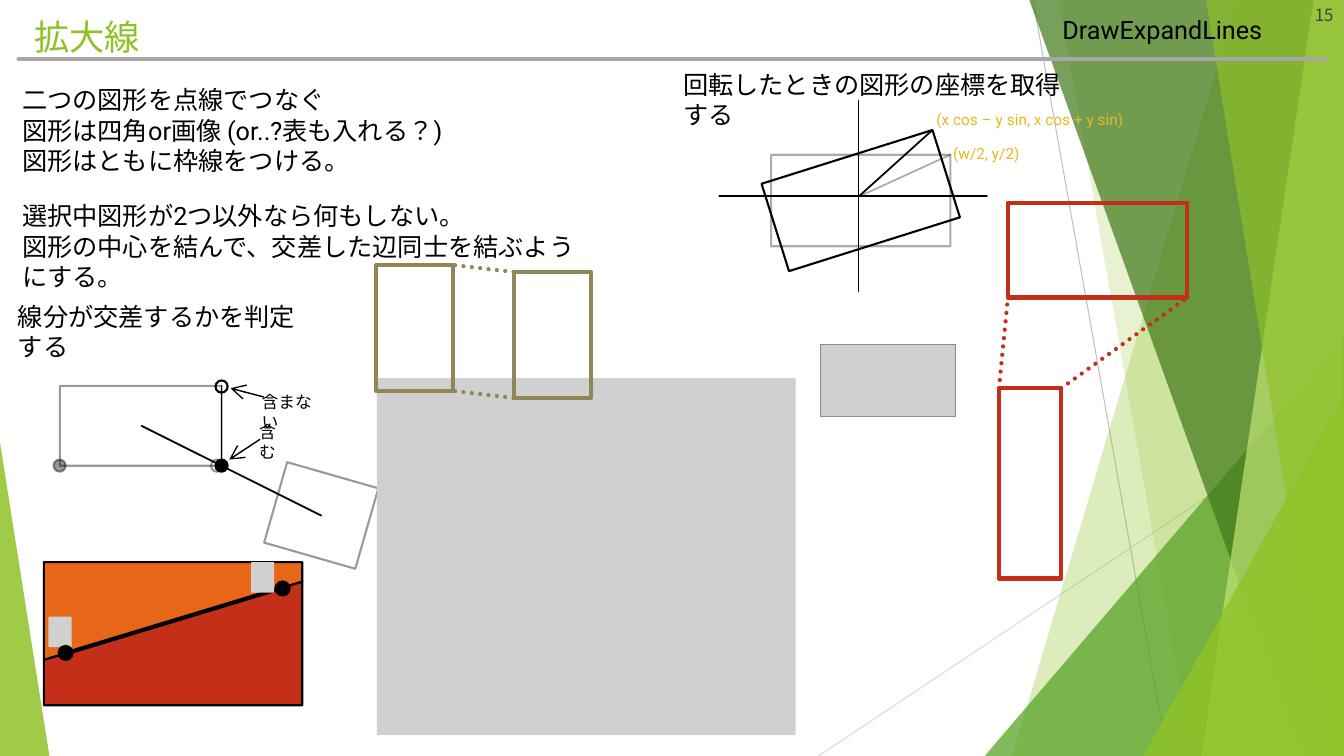
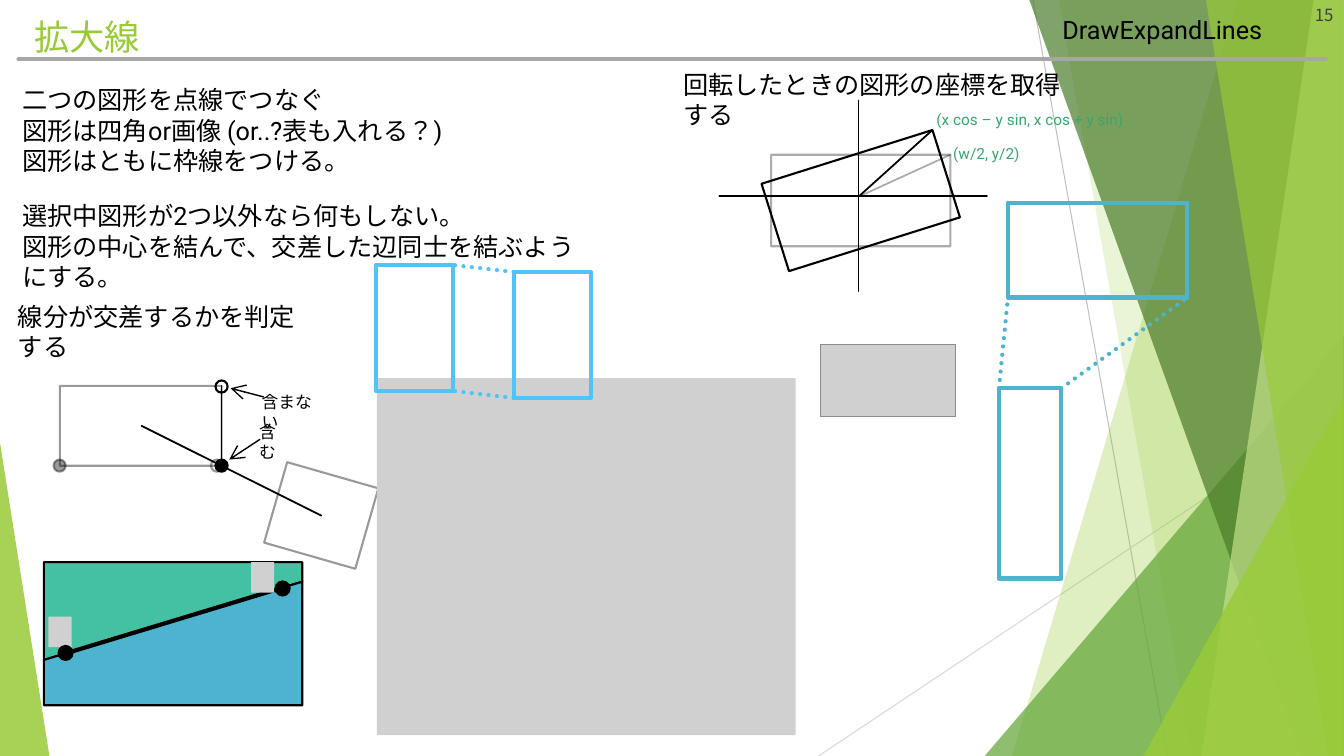
Before and after one commit to hitsuji-ga-u/pawapo, a slide deck: slide 15 of slide/customUI_debug.pptm. Drawn at 1344x756 pixels with LibreOffice and Linux fonts; fonts in the diff are those of the drawing; grey boxes stand for pictures. Boxes give left, top, right and bottom in pixels: in the first picture for what was removed or moved away, otherwise in the second. Text is boxed around its words. In the diff, an @@ line names an element or a change of style, - is before the commit and + after.

```diff
--- a/slide/customUI_debug.pptm
+++ b/slide/customUI_debug.pptm
@@ title "拡大線" at <box>34,20,140,59</box>: text colour #90C226 to #99CB38 @@
@@ freeform shape at <box>1012,0,1344,756</box>: fill #90C226 at 30% opacity to #99CB38 at 30% opacity @@
@@ freeform shape at <box>1029,0,1344,756</box>: fill #3F7819 at 70% opacity to #4A7C29 at 70% opacity @@
@@ freeform shape at <box>1059,0,1344,756</box>: fill #90C226 at 20% opacity to #99CB38 at 20% opacity @@
@@ freeform shape at <box>1202,0,1344,756</box>: fill #C0E474 at 70% opacity to #C2E088 at 70% opacity @@
@@ freeform shape at <box>1206,0,1344,756</box>: fill #90C226 at 65% opacity to #99CB38 at 65% opacity @@
@@ text "(x cos – y sin, ..." at <box>936,111,1070,129</box>: text colour #E6B91E to #37A76F @@
@@ text "(w/2, y/2)" at <box>953,147,1020,163</box>: text colour #E6B91E to #37A76F @@
@@ rectangle at <box>1008,203,1188,297</box>: outline #C42F1A 3 pt to #4EB3CF 3 pt @@
@@ freeform shape at <box>376,265,454,391</box>: outline #918655 3 pt to #51C3F9 3 pt @@
@@ line (514, 272) - (454, 265): stroke #918655 3 pt dashed to #51C3F9 3 pt dashed @@
@@ freeform shape at <box>514,272,592,398</box>: outline #918655 3 pt to #51C3F9 3 pt @@
@@ line (999, 388) - (1008, 297): stroke #C42F1A 3 pt dashed to #4EB3CF 3 pt dashed @@
@@ line (1062, 388) - (1188, 297): stroke #C42F1A 3 pt dashed to #4EB3CF 3 pt dashed @@
@@ triangle at <box>985,336,1344,756</box>: fill #54A021 at 72% opacity to #63A537 at 72% opacity @@
@@ rectangle at <box>999,388,1062,579</box>: outline #C42F1A 3 pt to #4EB3CF 3 pt @@
@@ line (514, 398) - (454, 391): stroke #918655 3 pt dashed to #51C3F9 3 pt dashed @@
@@ triangle at <box>1143,396,1344,756</box>: fill #90C226 at 80% opacity to #99CB38 at 80% opacity @@
@@ triangle at <box>0,443,49,756</box>: fill #90C226 at 85% opacity to #99CB38 at 85% opacity @@
@@ freeform shape at <box>44,563,302,660</box>: fill #E76618 to #44C1A3 @@
@@ freeform shape at <box>44,582,302,706</box>: fill #C42F1A to #4EB3CF @@
```
Also in this commit, not shown: 14 other slides changed, 7 slides added, 3 slides removed, 6 other files.
